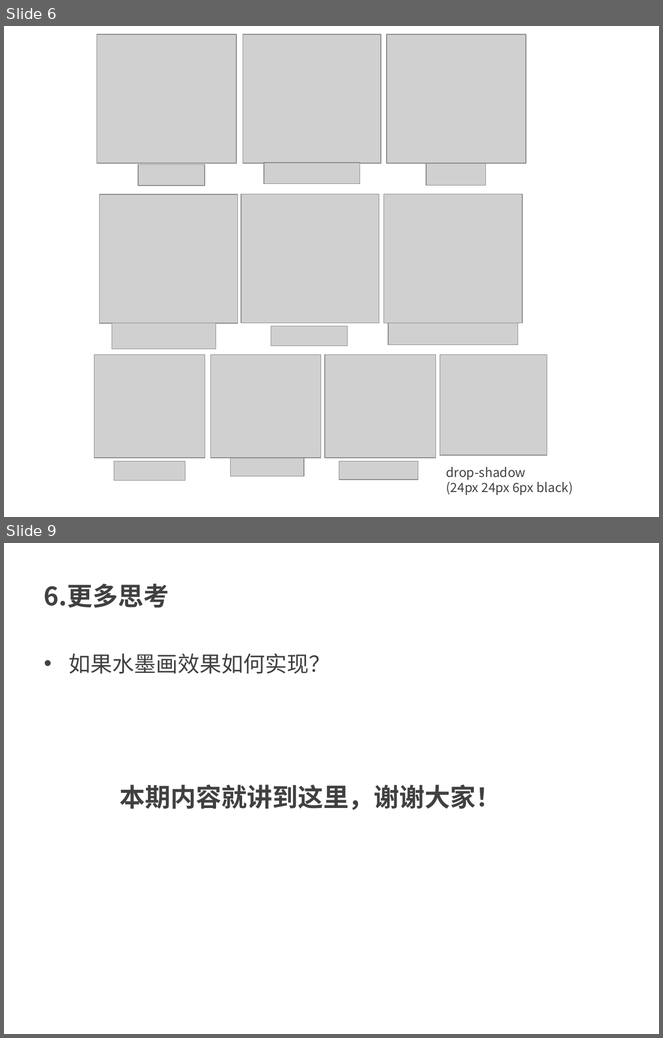
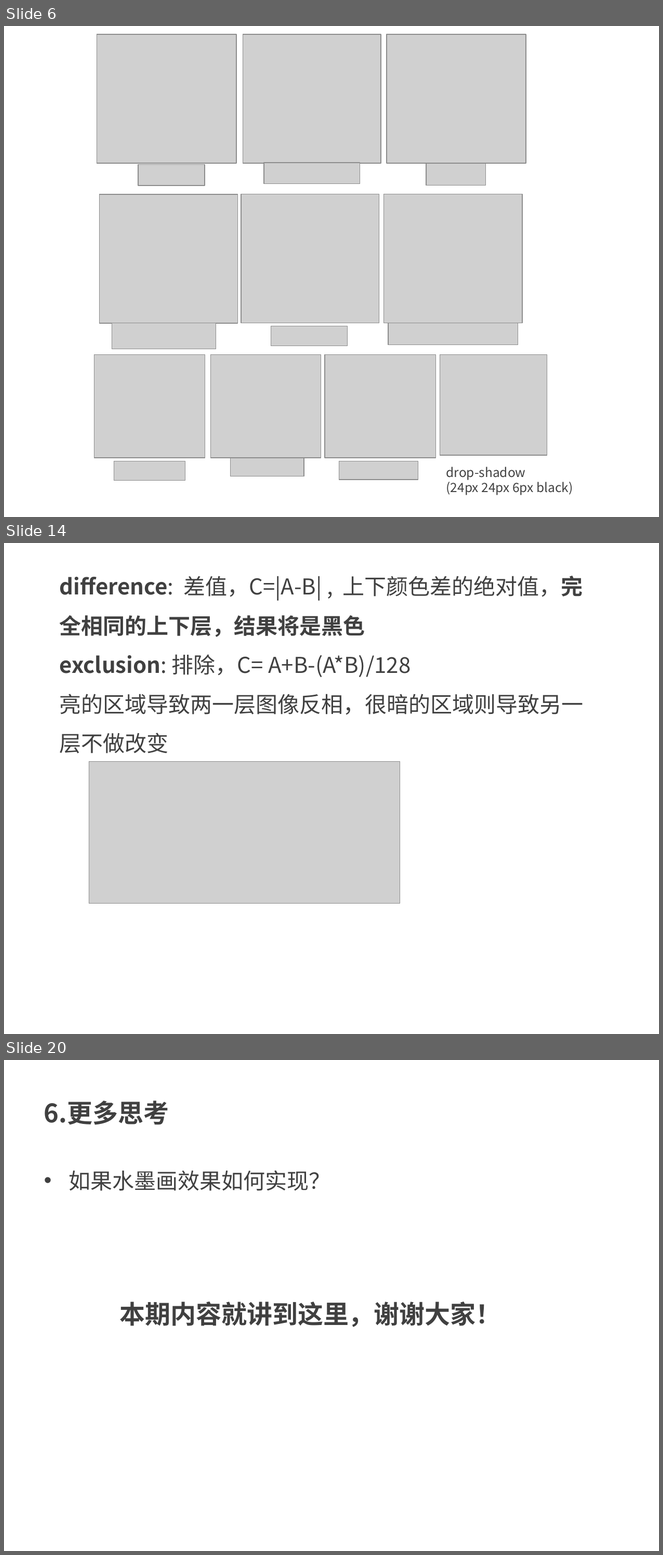
Before and after one commit to kong66/webAni, a slide deck: 35-css-filter/35.pptx. Shown one above the other, each under a label of ours: slides 6 and 9 before the commit, slides 6, 14 and 20 after it; the slides between them are not shown. The pictures are 663x1038 and 663x1555 pixels, drawn with LibreOffice and Linux fonts; fonts in the diff are those of the drawing; grey boxes stand for pictures. Boxes give left, top, right and bottom in pixels: in the first picture for what was removed or moved away, otherwise in the second. Text is boxed around its words. In the diff, an @@ line names an element or a change of style, - is before the commit and + after.

```diff
--- a/35-css-filter/35.pptx
+++ b/35-css-filter/35.pptx
@@ slide 14 added at [4,543,659,1034], background #FFFFFF @@
@@ text added at [60,576,584,754], 24 pt, text #404040 @@
+difference: 差值，C=|A-B| , 上下颜色差的绝对值，完全相同的上下层，结果将是黑色
+exclusion: 排除，C= A+B-(A*B)/128
+亮的区域导致两一层图像反相，很暗的区域则导致另一层不做改变
@@ picture added at [89,762,400,904] @@
@@ what was slide 9 is now slide 20 @@
```
Also in this commit, not shown: 4 slides changed, 10 other slides added, 12 other files.
